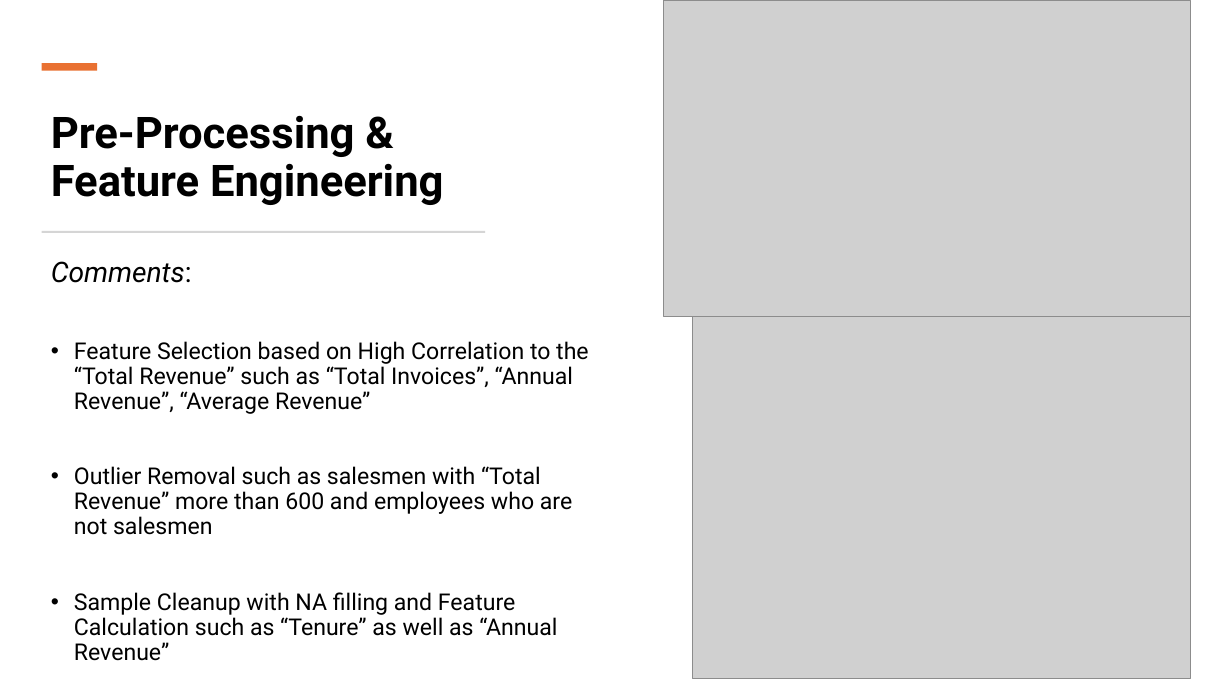
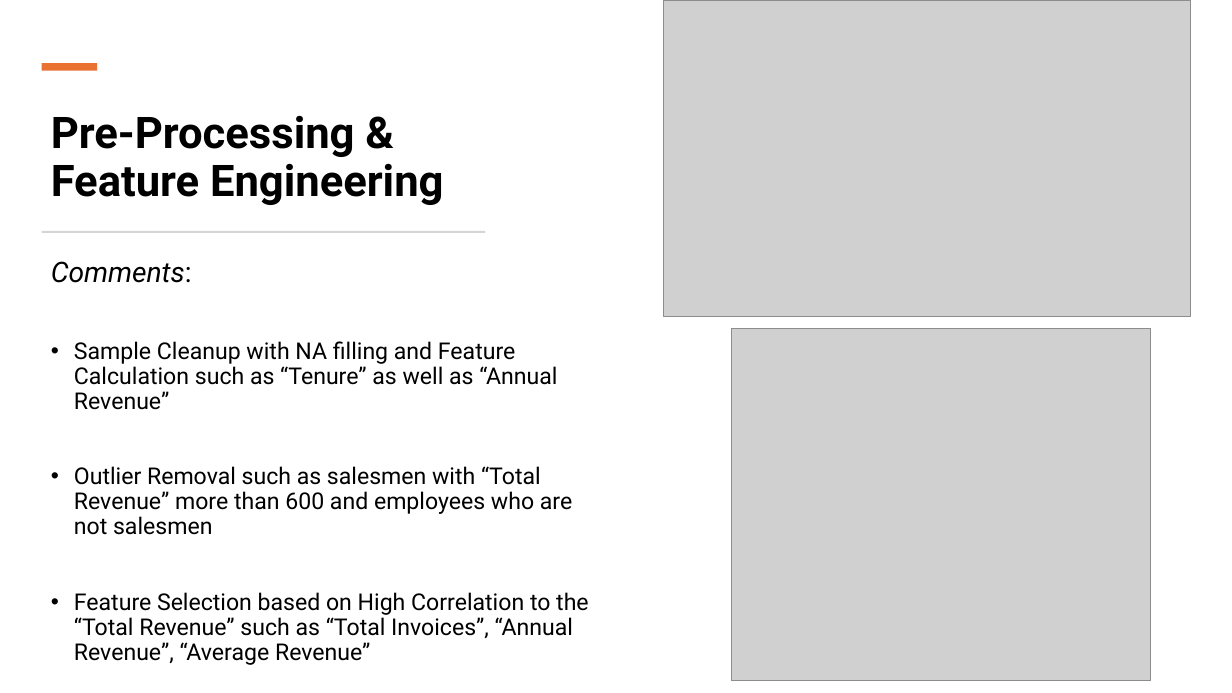
Before and after one commit to Konstant-gk/Chinook_Project, a slide deck: slide 10 of Chinook_Presentation/Project_Future_Chinook_Presentation.pptx. Drawn at 1232x693 pixels with LibreOffice and Linux fonts; fonts in the diff are those of the drawing; grey boxes stand for pictures. Boxes give left, top, right and bottom in pixels: in the first picture for what was removed or moved away, otherwise in the second. Text is boxed around its words. In the diff, an @@ line names an element or a change of style, - is before the commit and + after.

```diff
--- a/Chinook_Presentation/Project_Future_Chinook_Presentation.pptx
+++ b/Chinook_Presentation/Project_Future_Chinook_Presentation.pptx
@@ picture: place and size @@
-picture at [692, 310, 1190, 677]
+picture at [732, 328, 1151, 680]
@@ text at [74, 341, 572, 535]: paragraphs added @@
+• Sample Cleanup with NA filling and Feature Calculation such as “Tenure” as well as “Annual Revenue”
+• Outlier Removal such as salesmen with “Total Revenue” more than 600 and employees who are not salesmen
@@ text at [74, 466, 572, 661]: paragraphs removed @@
-• Outlier Removal such as salesmen with “Total Revenue” more than 600 and employees who are not salesmen
-• Sample Cleanup with NA filling and Feature Calculation such as “Tenure” as well as “Annual Revenue”
```
Also in this commit, not shown: 3 other slides changed.
